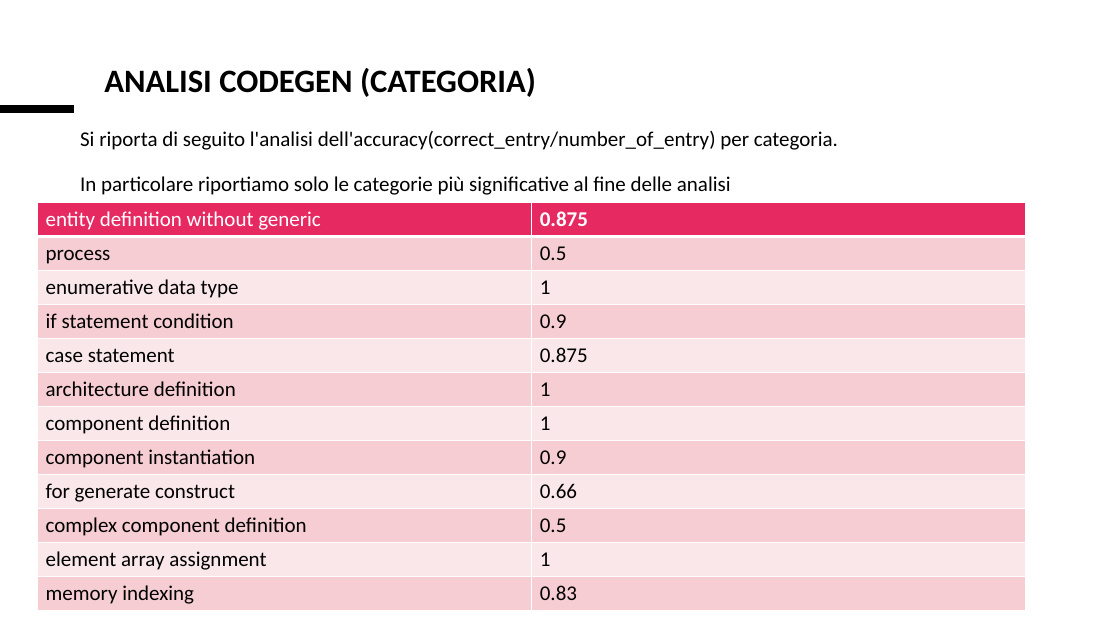
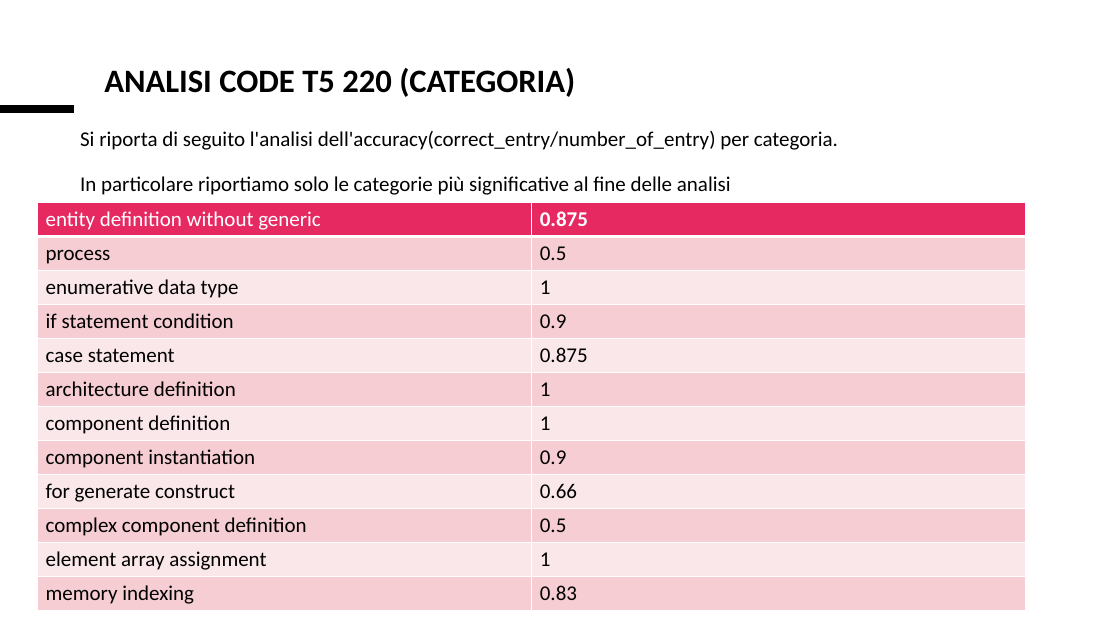
Before and after one commit to Simpronic/Tesi_Generatore_VHDL, a slide deck: slide 12 of altro/Presentazione_risultati.pptx (slide 9 before the commit). Drawn at 1120x630 pixels with LibreOffice and Linux fonts; fonts in the diff are those of the drawing. Boxes give left, top, right and bottom in pixels: in the first picture for what was removed or moved away, otherwise in the second. Text is boxed around its words. In the diff, an @@ line names an element or a change of style, - is before the commit and + after.

```diff
--- a/altro/Presentazione_risultati.pptx
+++ b/altro/Presentazione_risultati.pptx
@@ title at [104, 68, 575, 97]: text changed @@
-ANALISI CODEGEN (CATEGORIA)
+ANALISI CODE T5 220 (CATEGORIA)
```
Also in this commit, not shown: 4 other slides changed, 4 slides added.
